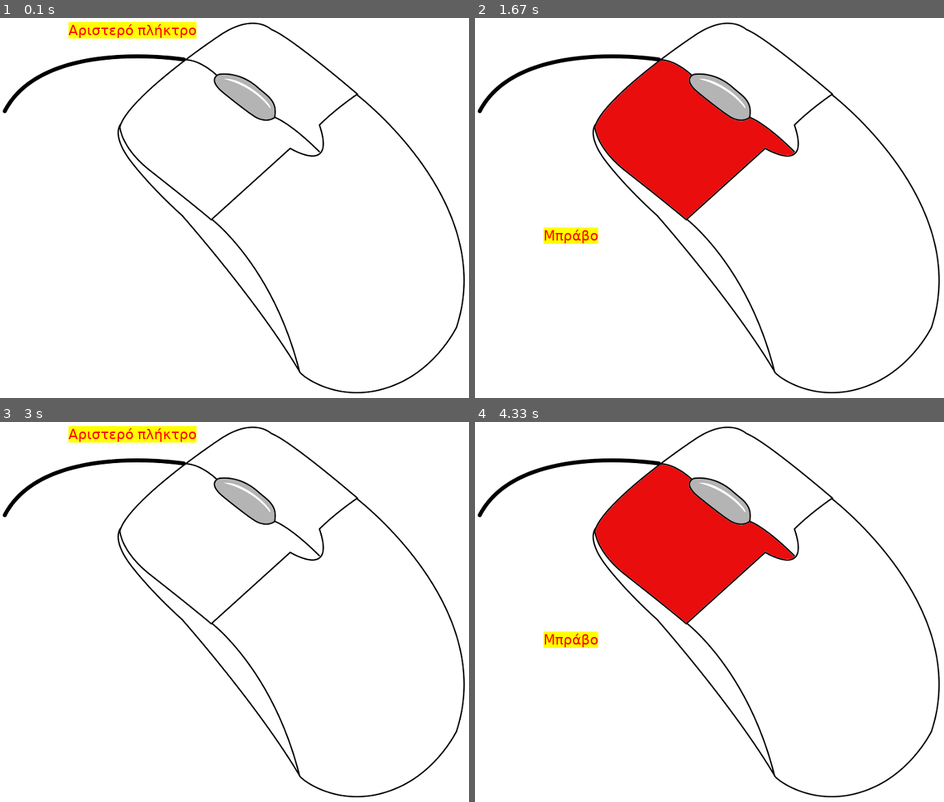
Above: before the commit, frames 1-4 (two rows, left to right).
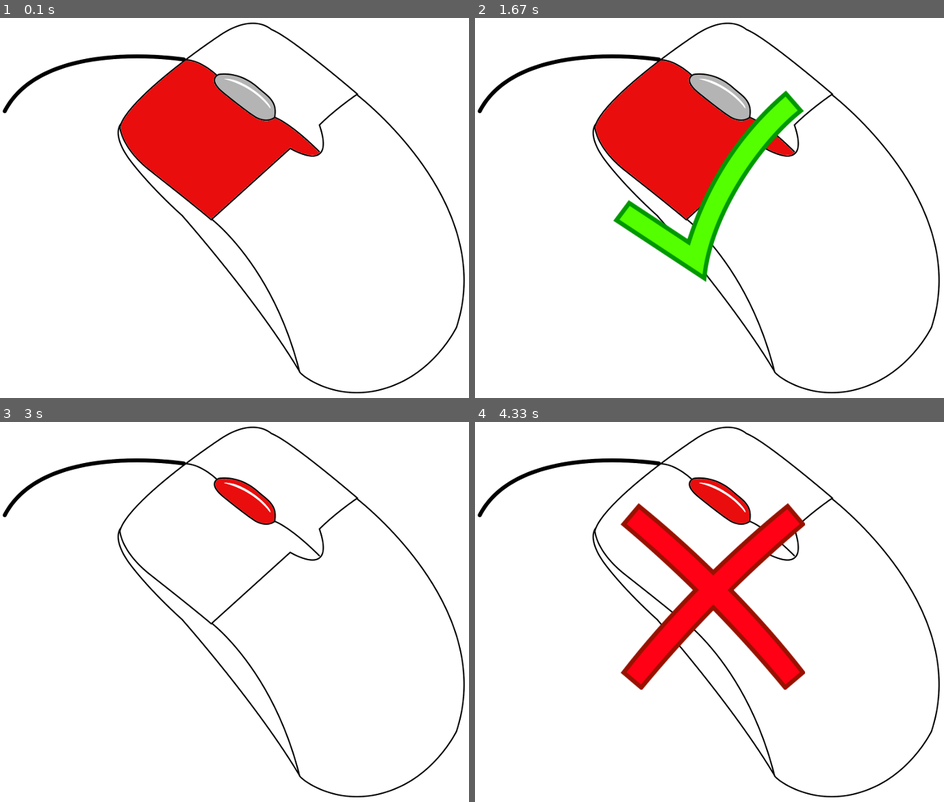
Above: after the commit, the same moments.

Repository: ale3andro/pygame-mouse-training
Game: pygame game, started from game.py
Two runs of this game, one before a commit and one after it. Both use one fixed random seed, a clock stepped at 60 frames per second and the inputs below. The source is Python 2; it was converted automatically to run under Python 3.
Inputs (mouse positions are in pixels of both pictures, inside the frame that each line leads up to):
- Up to frame 1 (0.1 s): no input
- Up to frame 2 (1.67 s): press the mouse at (718, 223) at 0.37 s; move the mouse to (657, 211) at 0.47 s; release the mouse at (601, 196) at 0.6 s
- Up to frame 3 (3 s): no input
- Up to frame 4 (4.33 s): press the mouse at (718, 627) at 3.2 s; move the mouse to (765, 570) at 3.3 s; release the mouse at (817, 513) at 3.43 s

The runs differ from the first frame. In frame 1, 9.8% of the frame differs, in the area x 14-69%, y 1-53%; in frame 2, 4.8%; in frame 3, 1.9%; in frame 4, 12%, in the area x 14-71%, y 11-71%.

Commit message:
new revision with a minor bug

Diff:
--- a/game.py
+++ b/game.py
@@ -17,46 +17,16 @@
     screen = pygame.display.set_mode(windowsize, DOUBLEBUF, 32)
     pygame.display.set_caption("Mouse")
 
-    textfont = pygame.font.SysFont("Ubuntu", 20)
-    thetexts = (textfont.render(u"Αριστερό πλήκτρο", True, (255,0,0), (255,255,0)),
-                    textfont.render(u"Μεσαίο πλήκτρο", True, (255,0,0), (255,255,0)),
-                    textfont.render(u"Δεξί πλήκτρο", True, (255, 0, 0), (255, 255, 0)))
-    systemMessages = (textfont.render(u"Μπράβο", True, (255,0,0), (255,255,0)),
-                      textfont.render(u"Δοκίμασε πάλι", True, (255, 0, 0), (255, 255, 0)))
-
-    mouse_0 = pygame.image.load(mouse0)
-    mouse_1 = pygame.image.load(mouse1)
-    mouse_2 = pygame.image.load(mouse2)
-    mouse_3 = pygame.image.load(mouse3)
-
-    sequence1 = (1, 1, 1, 2, 3, 2, 1, 3, 2, 1, 2, 2, 3)
-    sequence1_index = 0
-    item_cur = sequence1[sequence1_index]
-    sequence1_length = len(sequence1)
-
-    next_item = False
-
-    screen.blit(mouse_0, (0, 0))
-    screen.blit(thetexts[item_cur-1], (100,100))
+    mouse_images = ( pygame.image.load(mouse0), pygame.image.load(mouse1), pygame.image.load(mouse2), pygame.image.load(mouse3))
+    system_images = ( pygame.image.load('images/right.png'), pygame.image.load('images/wrong.png'))
 
     mygame = GameClass()
-    print mygame.get_item()
-    mygame.get_next_item()
-    mygame.get_next_item()
-    mygame.get_next_item()
-    print mygame.get_item()
+    screen.blit(mouse_images[mygame.get_item()], (0,0))
+
+    nextItem = False
 
     while 1:
         pygame.display.update()
-
-        if next_item:
-            sequence1_index = sequence1_index + 1
-            if (sequence1_index==sequence1_length-1):
-                pygame.quit()
-                exit()
-            else:
-                item_cur = sequence1[sequence1_index]
-                next_item = False
 
         for event in pygame.event.get():
             if event.type == QUIT:
@@ -64,26 +34,22 @@
                 exit()
 
             if event.type == MOUSEBUTTONDOWN:
-                if event.button == 1:
-                    screen.blit(mouse_1, (0,0))
-                elif event.button == 3:
-                    screen.blit(mouse_2, (0,0))
-                elif event.button == 2:
-                    screen.blit(mouse_3, (0,0))
-                if (item_cur == event.button):
-                    screen.blit(systemMessages[0], (100, 400))
-                    pygame.display.update()
-                    pygame.time.wait(2000)
-                    next_item = True
+                if (mygame.get_item() == event.button):
+                    screen.blit(system_images[0], (200,200))
+                    nextItem = True
                 else:
-                    screen.blit(systemMessages[1], (100, 400))
-                    pygame.display.update()
-                    pygame.time.wait(2000)
+                    screen.blit(system_images[1], (200, 200))
+
+            if event.type == MOUSEBUTTONUP:
+                pygame.time.wait(2000)
+                if (nextItem):
+                    if (mygame.get_next_item()==None):
+                        pygame.quit()
+                    nextItem=False
+                screen.blit(mouse_images[mygame.get_item()], (0, 0))
 
 
-            if event.type == MOUSEBUTTONUP:
-                screen.blit(mouse_0, (0, 0))
-                screen.blit(thetexts[item_cur - 1], (100, 100))
+
 
 if __name__ == "__main__":
     main()
--- a/gameclass.py
+++ b/gameclass.py
@@ -5,6 +5,7 @@
 class GameClass:
     def __init__(self):
         self.sequence = (1, 1, 1, 2, 3, 2, 1, 3, 2, 1, 2, 2, 3)
+        self.sequence = (1, 2, 3)
         self.sequence_index = 0
         self.sequence_length = len(self.sequence)
 
@@ -12,7 +13,8 @@
         return self.sequence[self.sequence_index]
 
     def get_next_item(self):
+        if self.sequence_index+1 == self.sequence_length:
+            self.sequence_index = 0
+            return None
         self.sequence_index += 1
-        if self.sequence_index == self.sequence_length + 1:
-            return None
         return self.get_item()
Binary file removed: images/mouse1_small.png
Binary file changed: images/mouse2.png
Binary file removed: images/mouse2_small.png
Binary file changed: images/mouse3.png
Binary file removed: images/mouse3_small.png
Binary file added: images/right.png
Binary file added: images/wrong.png
Not shown, added: GameClass (Case Conflict (10)).pyc
Not shown, added: GameClass (Case Conflict (11)).pyc
Not shown, added: GameClass (Case Conflict (12)).pyc
Not shown, added: GameClass (Case Conflict (13)).pyc
Not shown, added: GameClass (Case Conflict (14)).pyc
(and 10 more such lines)
